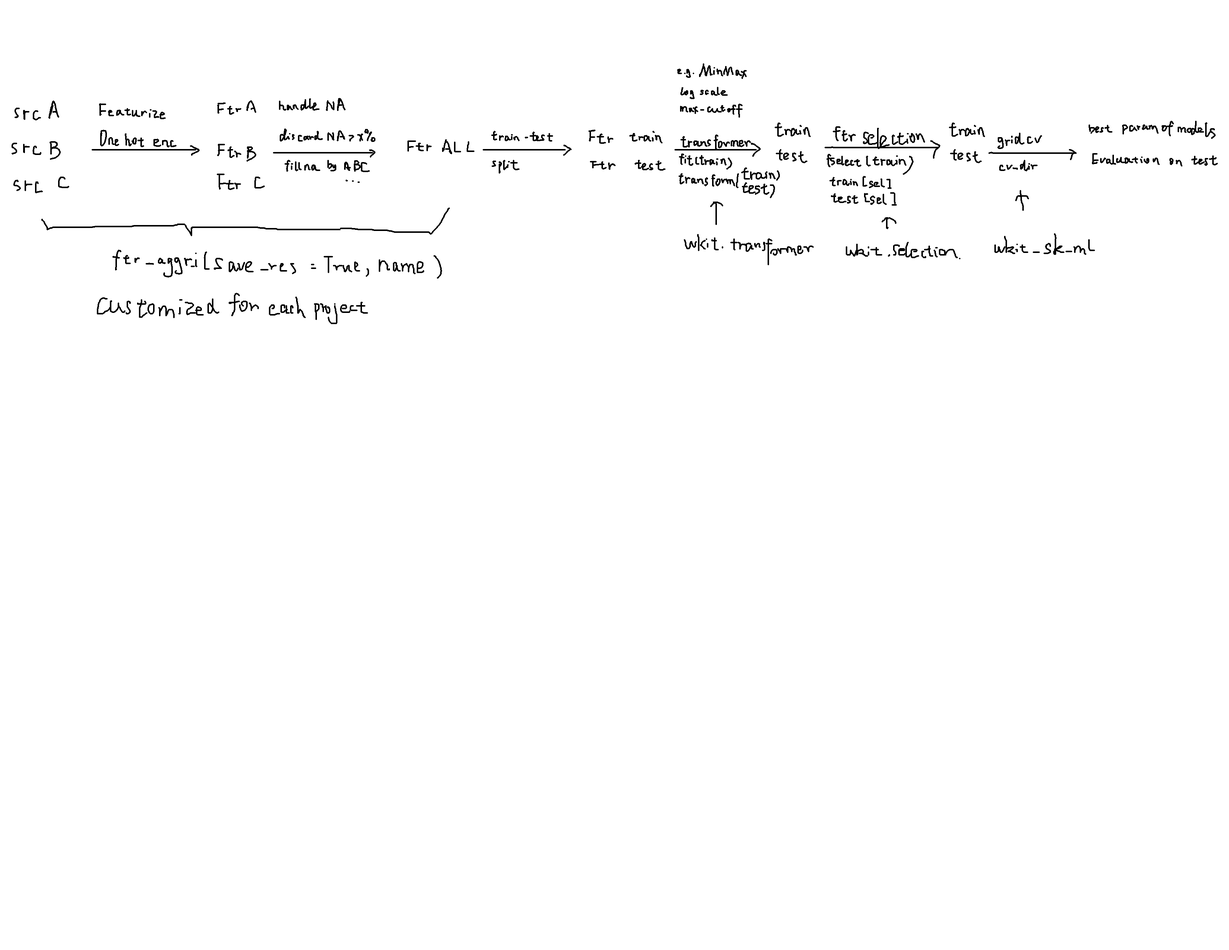
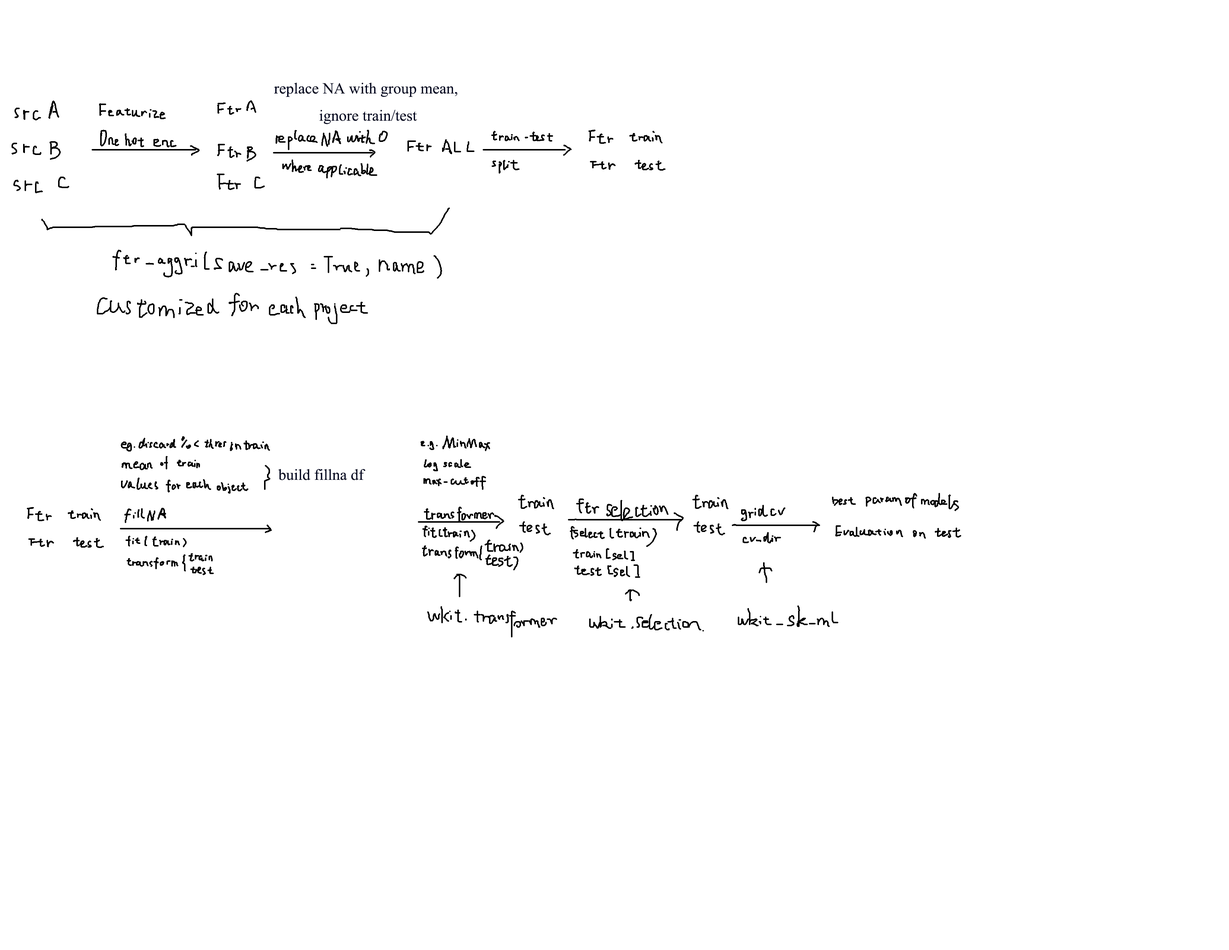
Layer changes from the first (1229, 950) image to the second:
added layer "replace NA with group mean, ignore train/test" above "Layer 1" over [left=274, top=82, right=458, bottom=125]
painted on "Layer 1" over [left=26, top=63, right=1219, bottom=638]
added layer "build fillna df" above "bg" over [left=278, top=468, right=366, bottom=481]
